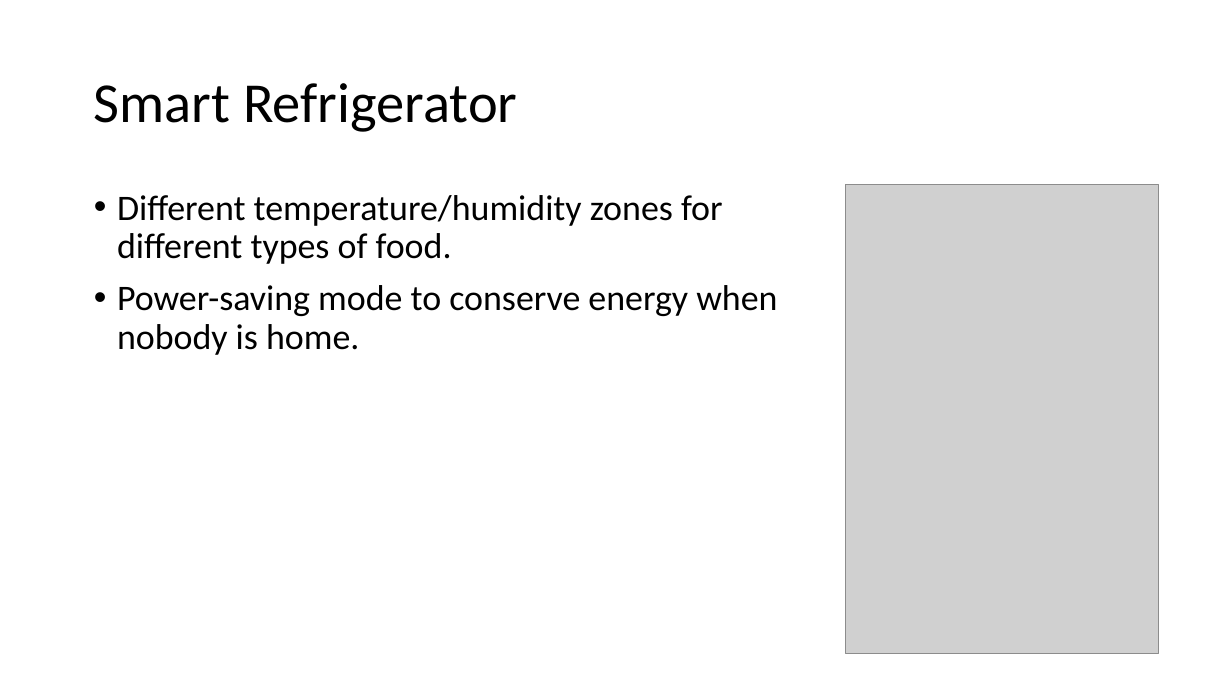
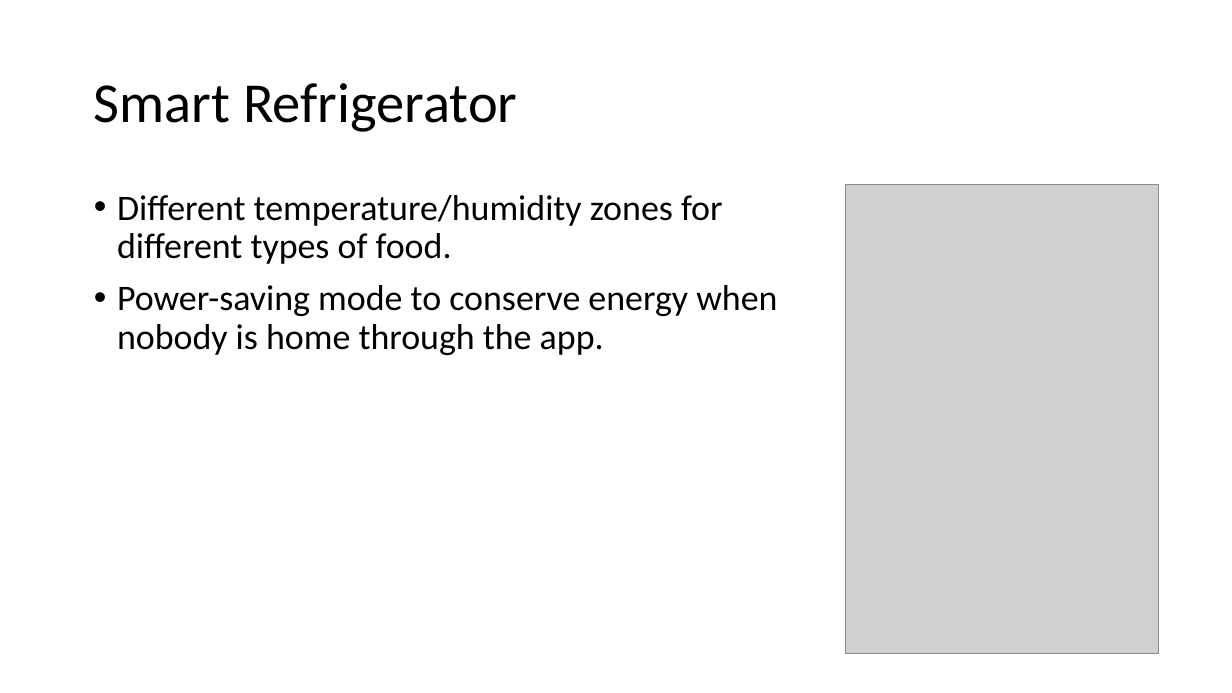
Before and after one commit to Idancw/Arduino-2017S, a slide deck: slide 6 of Presentation/Green IoT at Home.pptx. Drawn at 1232x693 pixels with LibreOffice and Linux fonts; fonts in the diff are those of the drawing; grey boxes stand for pictures. Boxes give left, top, right and bottom in pixels: in the first picture for what was removed or moved away, otherwise in the second. Text is boxed around its words. In the diff, an @@ line names an element or a change of style, - is before the commit and + after.

```diff
--- a/Presentation/Green IoT at Home.pptx
+++ b/Presentation/Green IoT at Home.pptx
@@ text at box(117, 285, 777, 355): text changed @@
-• Power-saving mode to conserve energy when nobody is home.
+• Power-saving mode to conserve energy when nobody is home through the app.
```
Also in this commit, not shown: 3 other slides changed.
